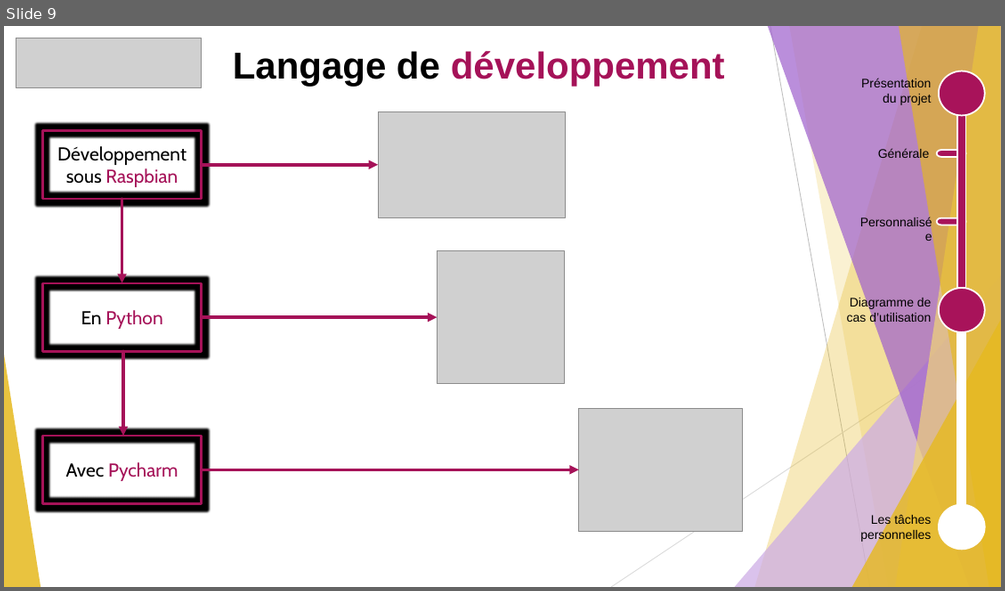
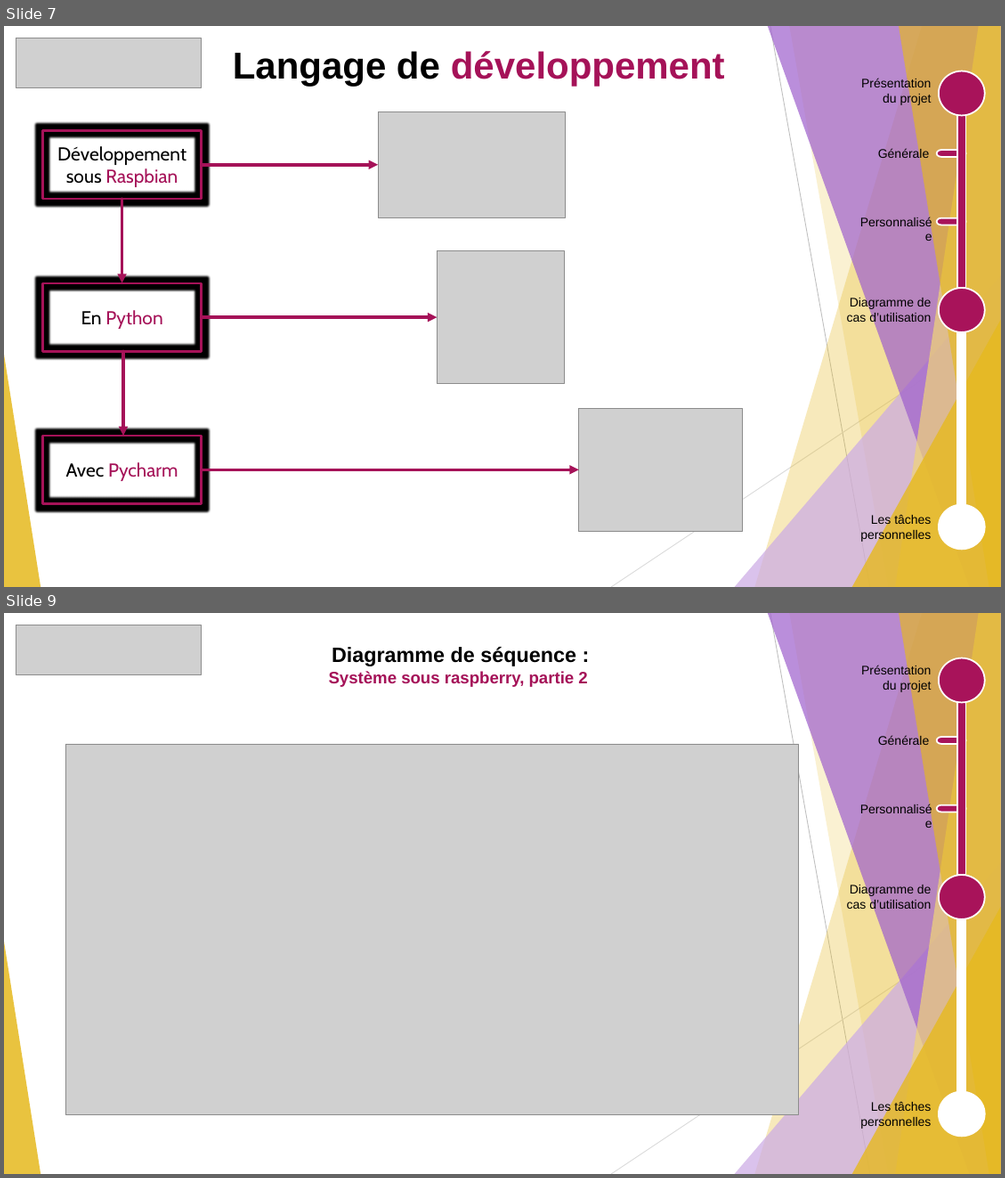
Before and after one commit to GuiguiMvn/Systeme-Escape-Game-Telethon, a slide deck: Guillaume/Documents/Revue 2 de projet étudiant 1 Escape Game Téléthon.pptx. Shown one above the other, each under a label of ours: slide 9 before the commit, slides 7 and 9 after it; the slides between them are not shown. The pictures are 1005x591 and 1005x1178 pixels, drawn with LibreOffice and Linux fonts; fonts in the diff are those of the drawing; grey boxes stand for pictures. Boxes give left, top, right and bottom in pixels: in the first picture for what was removed or moved away, otherwise in the second. Text is boxed around its words. In the diff, an @@ line names an element or a change of style, - is before the commit and + after.

Commit message:
Diapo revue 2
Ajout des diagrammes

```diff
--- a/Guillaume/Documents/Revue 2 de projet étudiant 1 Escape Game Téléthon.pptx
+++ b/Guillaume/Documents/Revue 2 de projet étudiant 1 Escape Game Téléthon.pptx
@@ slide 9 added at box(4, 613, 1001, 1174), background #FFFFFF; not listed: 10 template elements that a slide beside it also shows @@
@@ picture added at box(16, 625, 202, 675) @@
@@ text added at box(329, 647, 587, 687), 16 pt, text #A51258, bold @@
+Diagramme de séquence :
+Système sous raspberry, partie 2
@@ text added at box(861, 665, 931, 693), 12 pt, text #000000 @@
+Présentation du projet
@@ ellipse added at box(938, 657, 985, 702), fill #A8135A, outline #FFFFFF 1.5 pt @@
@@ rectangle added at box(957, 674, 966, 1134), fill #FFFFFF, outline #FFFFFF 1.5 pt @@
@@ rectangle added at box(957, 690, 966, 875), fill #A8135A, outline #FFFFFF 1.5 pt @@
@@ picture added at box(65, 744, 799, 1115) @@
@@ text added at box(878, 735, 929, 748), 12 pt, text #000000 @@
+Générale
@@ pill shape added at box(937, 737, 966, 744), fill #A8135A, outline #FFFFFF 1.5 pt @@
@@ text added at box(848, 797, 940, 819), 12 pt, text #000000 @@
+Personnalisée
@@ pill shape added at box(937, 805, 966, 811), fill #A8135A, outline #FFFFFF 1.5 pt @@
@@ ellipse added at box(938, 875, 985, 919), fill #A8135A, outline #FFFFFF 1.5 pt @@
@@ text added at box(847, 884, 931, 912), 12 pt, text #000000 @@
+Diagramme de cas d’utilisation
@@ ellipse added at box(938, 1092, 985, 1135), fill #FFFFFF, outline #FFFFFF 1.5 pt @@
@@ text added at box(860, 1101, 930, 1129), 12 pt, text #000000 @@
+Les tâches personnelles
@@ what was slide 9 is now slide 7 @@
```
Also in this commit, not shown: 2 slides changed.
